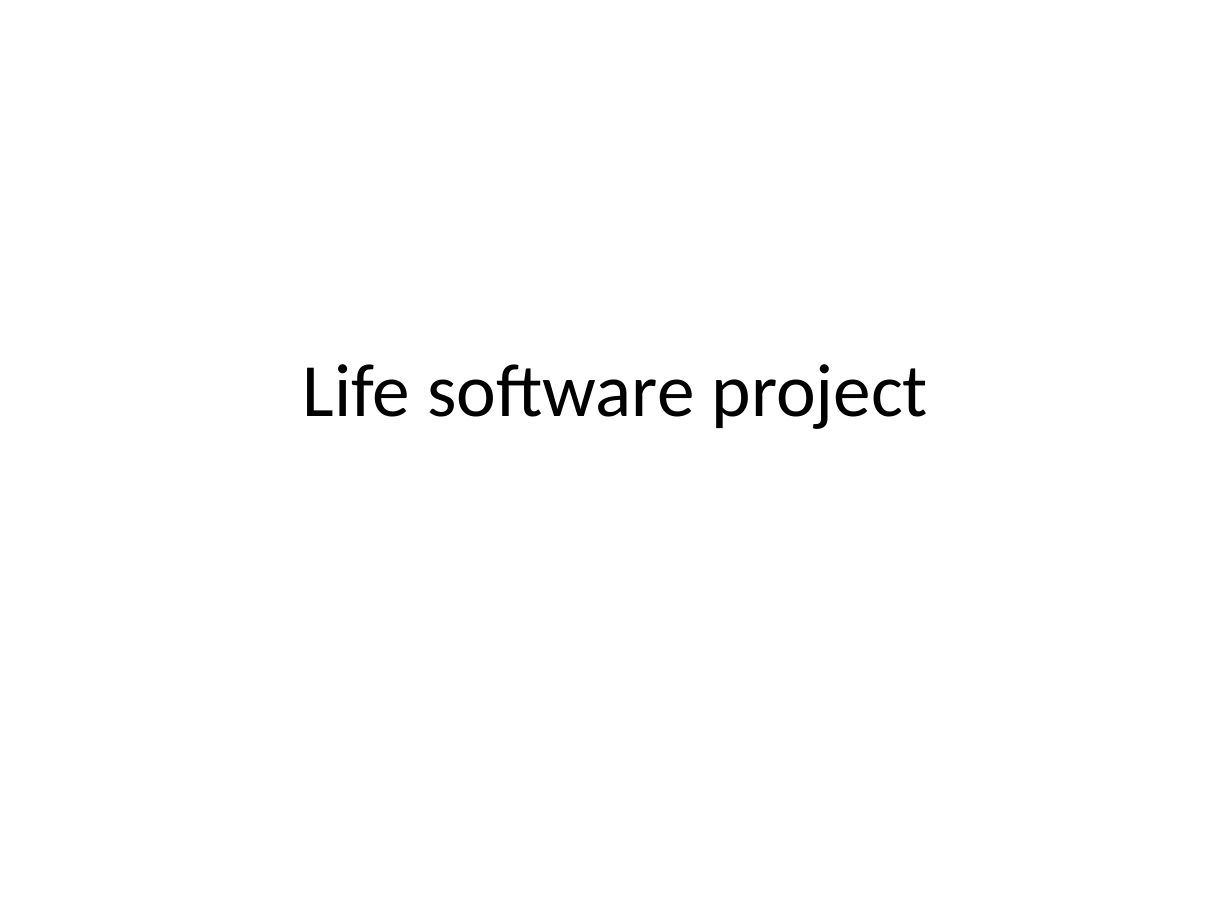
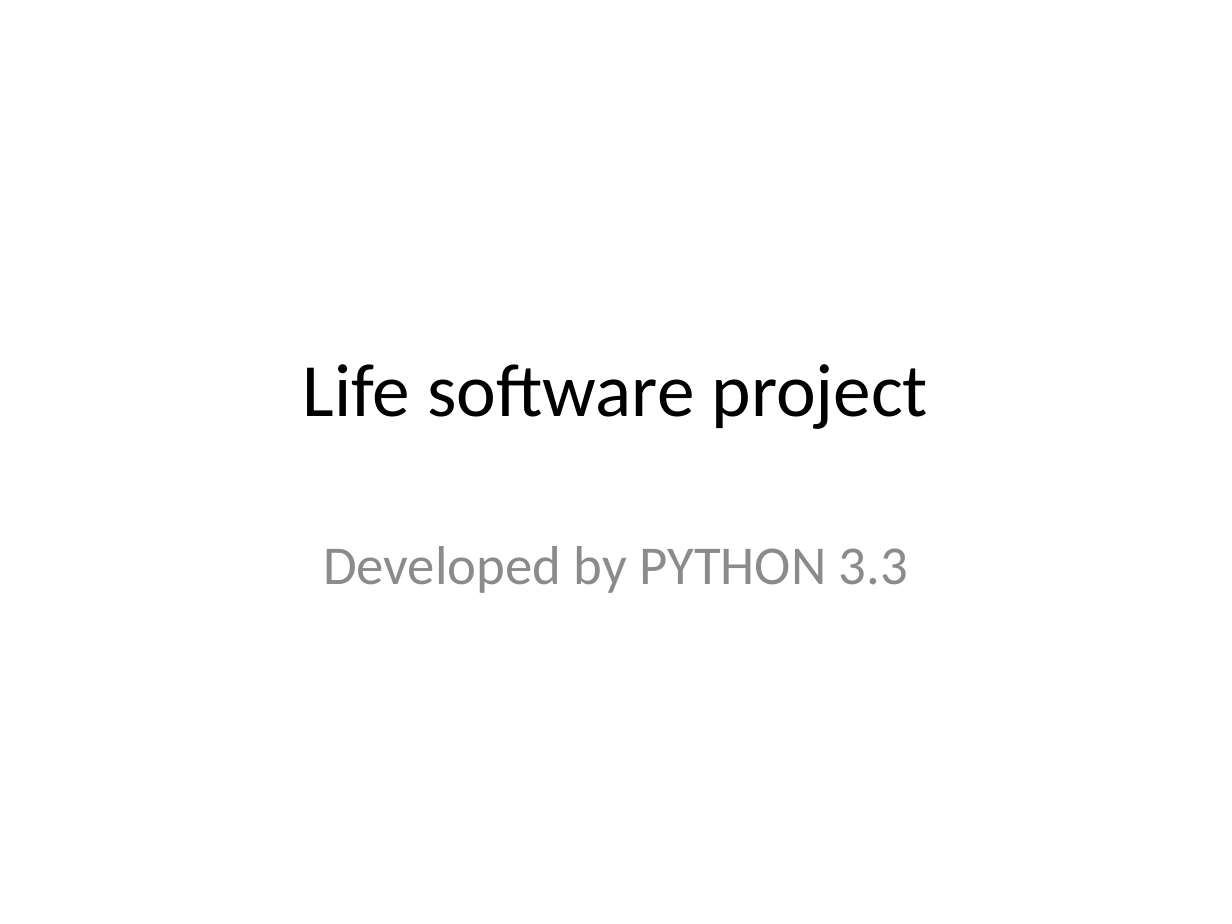
Before and after one commit to vitogump/lifelit, a slide deck: slide 1 of userGuide.pptx. Drawn at 1232x924 pixels with LibreOffice and Linux fonts; fonts in the diff are those of the drawing. Boxes give left, top, right and bottom in pixels: in the first picture for what was removed or moved away, otherwise in the second. Text is boxed around its words. In the diff, an @@ line names an element or a change of style, - is before the commit and + after.

```diff
--- a/userGuide.pptx
+++ b/userGuide.pptx
@@ subtitle added at box(323, 546, 908, 593), 32 pt, text #8C8C8C @@
+Developed by PYTHON 3.3
```
Also in this commit, not shown: 8 other slides changed, 8 slides added, 2 slides removed, 3 other files.
